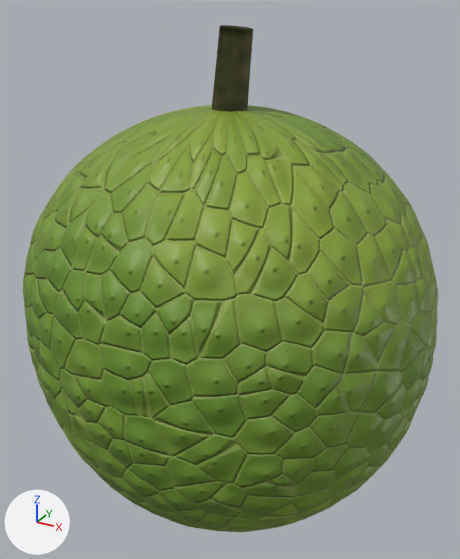
The glTF model public/jeux-3d/koup-koup/models/fruit-a-pain.glb as it was, and as the next commit left it.
One viewpoint serves both versions: a 50 mm lens placed at (0.137, -0.247, 0.142), pointed at (0.0, 0.001, 0.018). Every picture has the same lights, and +X, +Y and +Z are marked at lower left. The older version comes first. Where no turn or scale is listed for an object, it has been applied to the vertices.

Objects in the first picture: 'entier_peau', 'moitie_A_extra0', 'moitie_A_peau', 'moitie_B_peau'.
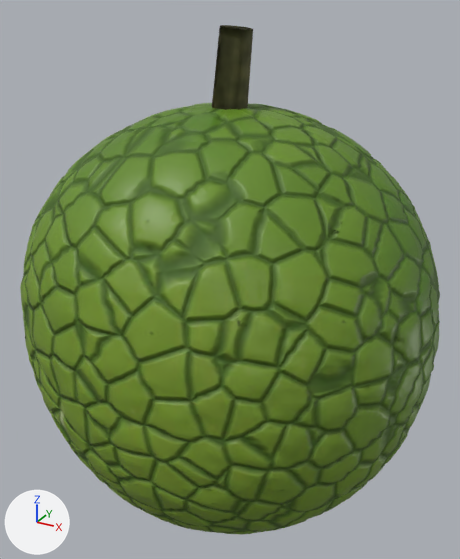
Commit message: Koup Koup 2 : peaux de la jacque et du fruit à pain refaites dans Blender

What differs and where, as boxes [x1, y1, x2, y2] in the pictures (460 x 559 px):
'entier_peau', surface changed, moved, rescaled: before [23, 105, 438, 532]; after [21, 103, 440, 534]
'moitie_A_peau', surface changed, moved, rescaled: before [23, 107, 432, 532]; after [20, 105, 433, 535]
'moitie_B_peau', surface changed, moved, rescaled (mostly hidden): before [190, 105, 438, 390]; after [188, 104, 440, 398]

The change, as a list of edits to the scene's bpy script:
```text
Add img_fruit_a_pain_peau_mr:
    img_fruit_a_pain_peau_mr = load_image('fruit-a-pain_peau_mr', '_unpacked/fruit-a-pain_peau_mr', 1024, 1024, 'Non-Color')
Add img_fruit_a_pain_peau_couleur:
    img_fruit_a_pain_peau_couleur = load_image('fruit-a-pain_peau_couleur', '_unpacked/fruit-a-pain_peau_couleur', 1024, 1024, 'sRGB')
Add img_fruit_a_pain_peau_relief:
    img_fruit_a_pain_peau_relief = load_image('fruit-a-pain_peau_relief', '_unpacked/fruit-a-pain_peau_relief', 1024, 1024, 'Non-Color')
Change mat_fruit_a_pain_peau:
    where n2 = _N.new('ShaderNodeTexImage'); n2.name = 'Image Texture'
    n2.image: img_image_0 -> img_fruit_a_pain_peau_couleur
    where n5 = _N.new('ShaderNodeTexImage'); n5.name = 'Image Texture.001'
    n5.image: img_image_2 -> img_fruit_a_pain_peau_mr
    where n7 = _N.new('ShaderNodeTexImage'); n7.name = 'Image Texture.002'
    n7.image: img_image_1 -> img_fruit_a_pain_peau_relief
Change ob_entier_peau:
    ob_entier_peau.location: (0.0, 0.000268, 0.0) -> (0.000104, 0.000298, 0.0000659)
    ob_entier_peau.scale: (0.1, 0.1, 0.1) -> (0.101, 0.101, 0.101)
Change ob_moitie_a_peau:
    ob_moitie_a_peau.location: (0.0, -0.0461, 0.0) -> (0.000104, -0.0466, 0.0000657)
    ob_moitie_a_peau.scale: (0.1, 0.1, 0.1) -> (0.101, 0.101, 0.101)
Change ob_moitie_b_peau:
    ob_moitie_b_peau.location: (-0.0000467, 0.0464, 0.0) -> (0.000041, 0.0469, 0.0000665)
    ob_moitie_b_peau.scale: (0.1, 0.1, 0.1) -> (0.101, 0.101, 0.101)
```
